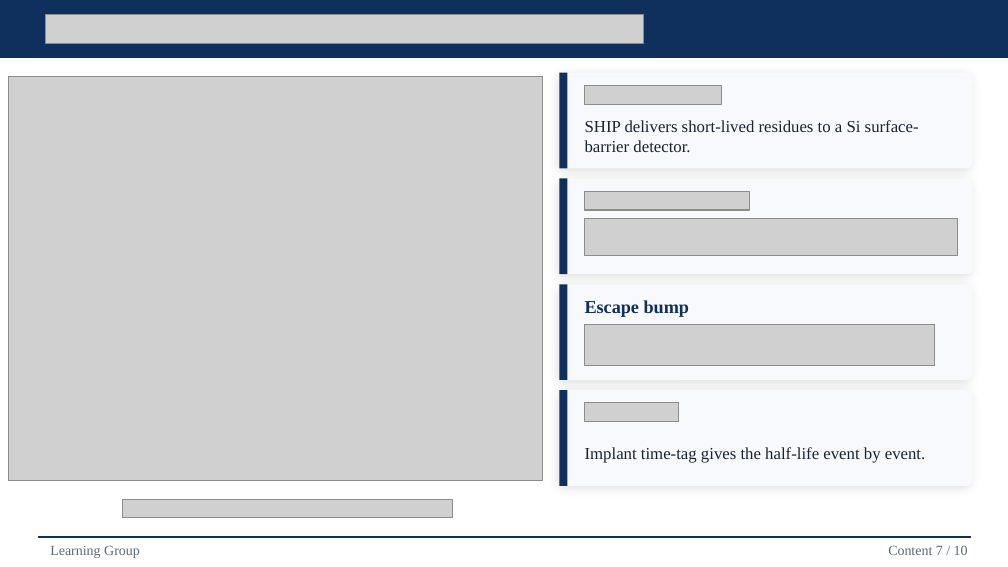
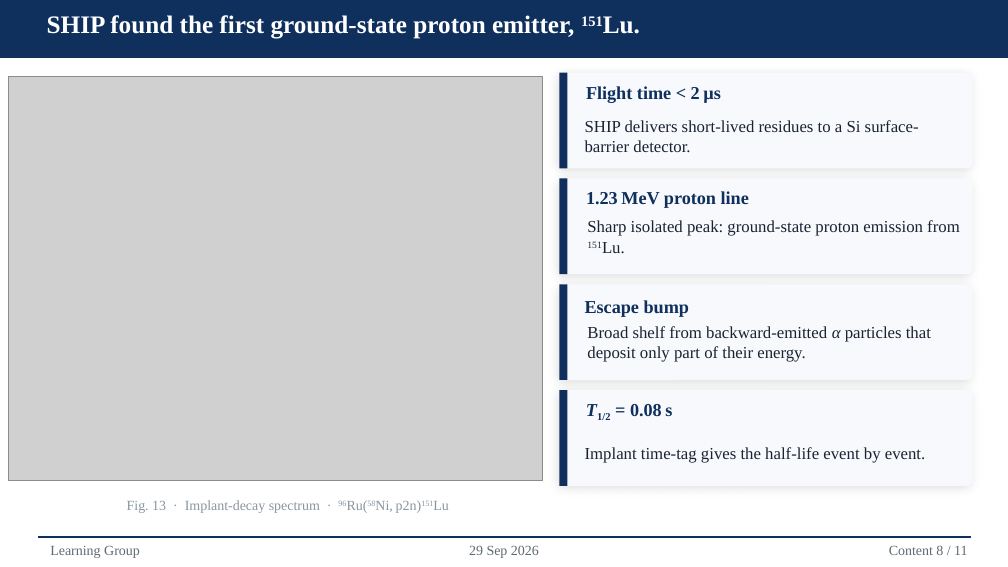
Before and after one commit to Edfghdrtxxx/OrbitOS, a slide deck: slide 14 of 70_Presentations/717_Learning Group-20260916/Velocity Filters.pptx. Drawn at 1008x567 pixels with LibreOffice and Linux fonts; fonts in the diff are those of the drawing; grey boxes stand for pictures. Boxes give left, top, right and bottom in pixels: in the first picture for what was removed or moved away, otherwise in the second. Text is boxed around its words. In the diff, an @@ line names an element or a change of style, - is before the commit and + after.

```diff
--- a/70_Presentations/717_Learning Group-20260916/Velocity Filters.pptx
+++ b/70_Presentations/717_Learning Group-20260916/Velocity Filters.pptx
@@ picture removed at box(45, 15, 643, 44) @@
@@ text added at box(47, 15, 574, 39), 18 pt, text #FFFFFF, bold @@
+SHIP found the first ground-state proton emitter, 151Lu.
@@ picture removed at box(585, 86, 722, 105) @@
@@ text added at box(586, 86, 721, 103), 13 pt, text #0F2F5C, bold @@
+Flight time < 2 µs
@@ picture removed at box(585, 192, 750, 211) @@
@@ text added at box(586, 191, 749, 208), 13 pt, text #0F2F5C, bold @@
+1.23 MeV proton line
@@ picture removed at box(585, 219, 958, 256) @@
@@ text added at box(587, 220, 960, 236), 12 pt, text #1A2332 @@
+Sharp isolated peak: ground-state proton emission from 151Lu.
@@ picture removed at box(585, 325, 934, 366) @@
@@ text added at box(587, 326, 931, 362), 12 pt, text #1A2332 @@
+Broad shelf from backward-emitted α particles that deposit only part of their energy.
@@ picture removed at box(585, 402, 678, 421) @@
@@ text added at box(597, 404, 672, 420), 13 pt, text #0F2F5C, bold @@
+T1/2 = 0.08 s
@@ picture removed at box(123, 500, 453, 518) @@
@@ text added at box(127, 500, 422, 513), 10 pt, text #8A96A0 @@
+Fig. 13 · Implant-decay spectrum · 96Ru(58Ni, p2n)151Lu
@@ text added at box(469, 545, 539, 558), 10 pt, text #5F6B73 @@
+29 Sep 2026
@@ text at box(889, 545, 967, 555): text changed @@
-Content 7 / 10
+Content 8 / 11
```
Also in this commit, not shown: 12 other slides changed, 25 other files.
